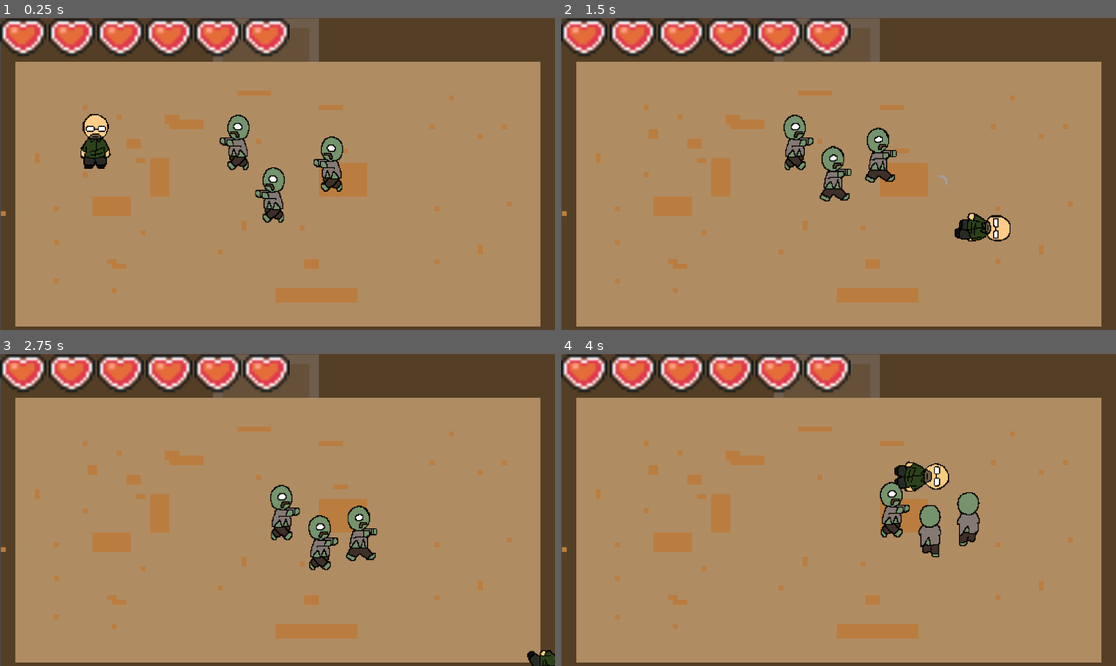
Above: before the commit, frames 1-4 (two rows, left to right).
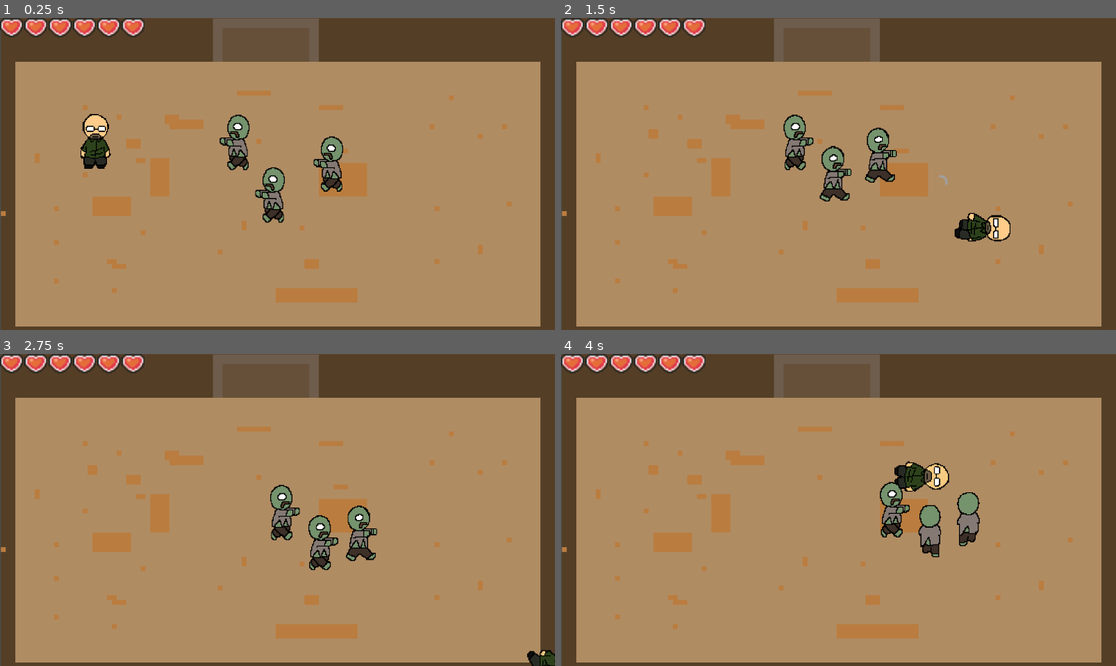
Above: after the commit, the same moments.

Repository: bcorrigall/ratknight
Game: Godot game, scene res://main.tscn
Same seed, same stepped clock (60 frames per second), same inputs: the game is played once before the commit and once after it.
Inputs (mouse positions are in pixels of both pictures, inside the frame that each line leads up to):
- Up to frame 1 (0.25 s): no input
- Up to frame 2 (1.5 s): move the mouse to (960, 158) at 0.52 s; hold Right (move_right) 0.53-1.28 s; hold Shift (dash) 0.53-1.28 s; move the mouse to (727, 189) at 1.27 s; hold S (move_down) from 1.28 s (still down); click (727, 189) at 1.35 s
- Up to frame 3 (2.75 s): move the mouse to (333, 441) at 2.02 s; release S (move_down) at 2.03 s; hold Right (move_right) from 2.03 s (still down); hold Shift (dash) from 2.03 s (still down)
- Up to frame 4 (4 s): move the mouse to (810, 572) at 2.77 s; release Right (move_right) at 2.78 s; release Shift (dash) at 2.78 s; hold Up (move_up) 2.78-3.53 s; click (810, 572) at 2.85 s; move the mouse to (1005, 556) at 3.52 s; hold A (move_left) from 3.53 s (still down); hold Shift (dash) from 3.53 s (still down)

The runs differ from the first frame. In frame 1, 4.8% of the frame differs, in the area x 0-53%, y 0-13%; in frame 2, 4.8%; in frame 3, 4.8%; in frame 4, 4.8%, in the area x 0-67%, y 0-60%.

Commit message:
heart_scale

Diff:
--- a/Attack.tscn
+++ b/Attack.tscn
@@ -1,7 +1,9 @@
-[gd_scene load_steps=3 format=3 uid="uid://bkpqj8j7i4sme"]
+[gd_scene load_steps=4 format=3 uid="uid://bkpqj8j7i4sme"]
 
 [ext_resource type="Script" path="res://Attack.gd" id="1_3benm"]
 [ext_resource type="Texture2D" uid="uid://bl02ai1mt7x88" path="res://assets/SwordStroke.png" id="2_pc7yt"]
+
+[sub_resource type="CircleShape2D" id="CircleShape2D_6k2cw"]
 
 [node name="Attack" type="Node2D"]
 script = ExtResource("1_3benm")
@@ -9,10 +11,14 @@
 [node name="Area2D" type="Area2D" parent="."]
 
 [node name="CollisionShape2D" type="CollisionShape2D" parent="Area2D"]
+shape = SubResource("CircleShape2D_6k2cw")
 
 [node name="Sprite2D" type="Sprite2D" parent="."]
 texture = ExtResource("2_pc7yt")
 
 [node name="Timer" type="Timer" parent="."]
 
+[connection signal="area_entered" from="Area2D" to="." method="_on_area_2d_area_entered"]
+[connection signal="area_shape_entered" from="Area2D" to="." method="_on_area_2d_area_shape_entered"]
+[connection signal="body_entered" from="Area2D" to="." method="_on_area_2d_body_entered"]
 [connection signal="timeout" from="Timer" to="." method="_on_timer_timeout"]
--- a/hud.tscn
+++ b/hud.tscn
@@ -3,5 +3,7 @@
 [ext_resource type="PackedScene" uid="uid://b20ppbejqpbjv" path="res://heart_container.tscn" id="1_8m4n1"]
 
 [node name="HUD" type="CanvasLayer"]
+scale = Vector2(0.5, 0.5)
+transform = Transform2D(0.5, 0, 0, 0.5, 0, 0)
 
 [node name="HeartContainer" parent="." instance=ExtResource("1_8m4n1")]
